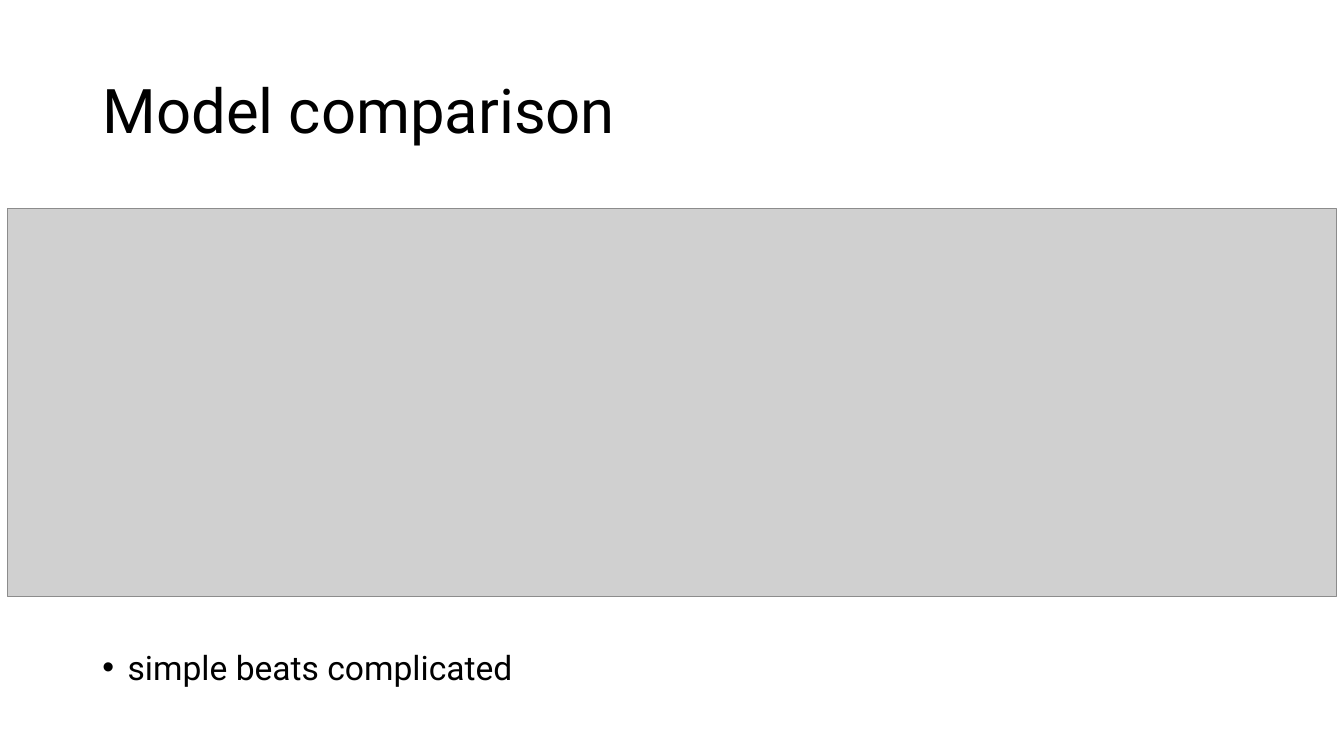
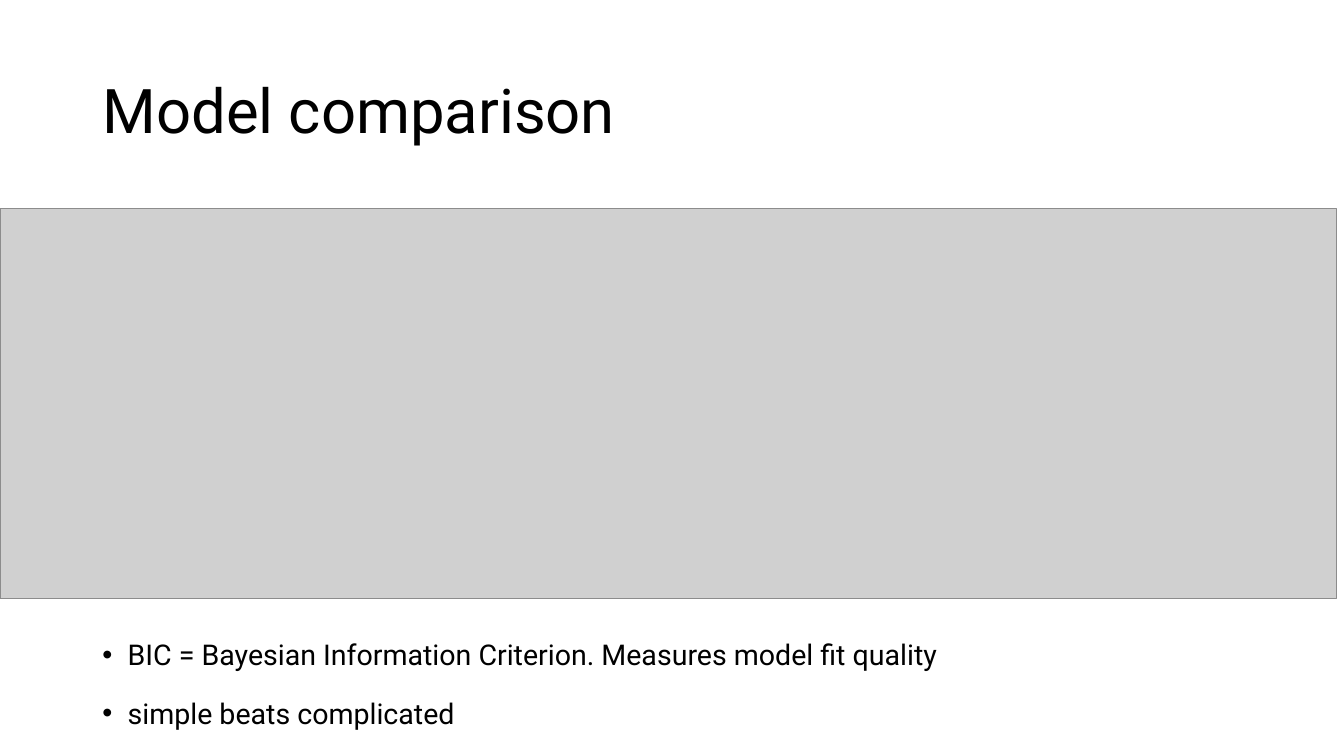
Before and after one commit to trNk27/Human_Data_Exploration, a slide deck: slide 33 of presentation/Prototype.pptx. Drawn at 1344x756 pixels with LibreOffice and Linux fonts; fonts in the diff are those of the drawing; grey boxes stand for pictures; background and template pictures are left out. Boxes give left, top, right and bottom in pixels: in the first picture for what was removed or moved away, otherwise in the second. Text is boxed around its words. In the diff, an @@ line names an element or a change of style, - is before the commit and + after.

Commit message:
new presentation

```diff
--- a/presentation/Prototype.pptx
+++ b/presentation/Prototype.pptx
@@ picture: place and size @@
-picture at [8, 209, 1337, 596]
+picture at [0, 209, 1337, 599]
@@ text at [128, 643, 937, 671]: paragraph added @@
+• BIC = Bayesian Information Criterion. Measures model fit quality
@@ text at [128, 702, 454, 730]: size 24 to 20.4 pt in "simple beats complicated"; line spacing 1.5 to 1.3 @@
```
Also in this commit, not shown: 5 other slides changed, 6 slides added, 4 slides removed, 1 other file.
